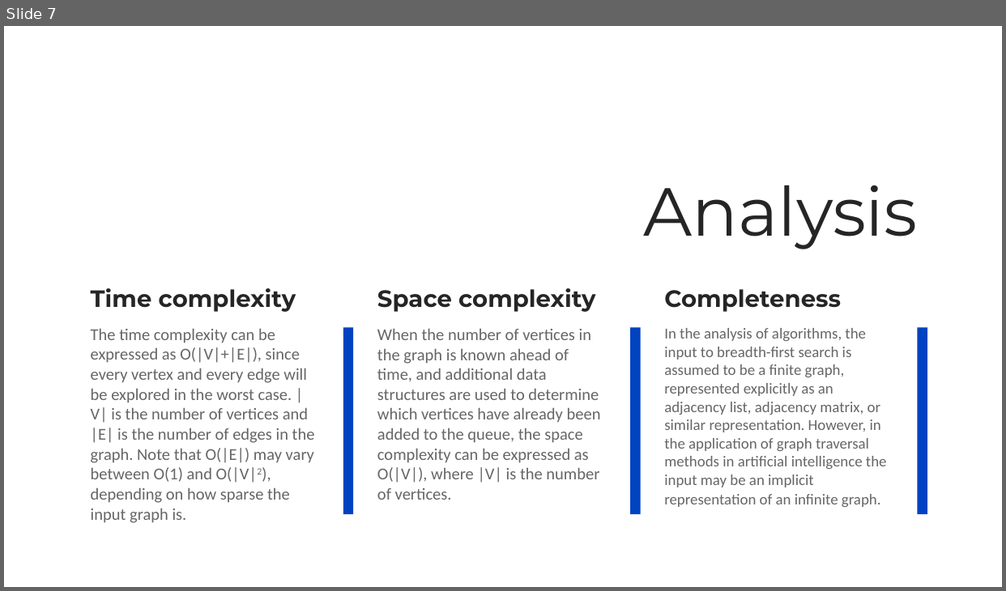
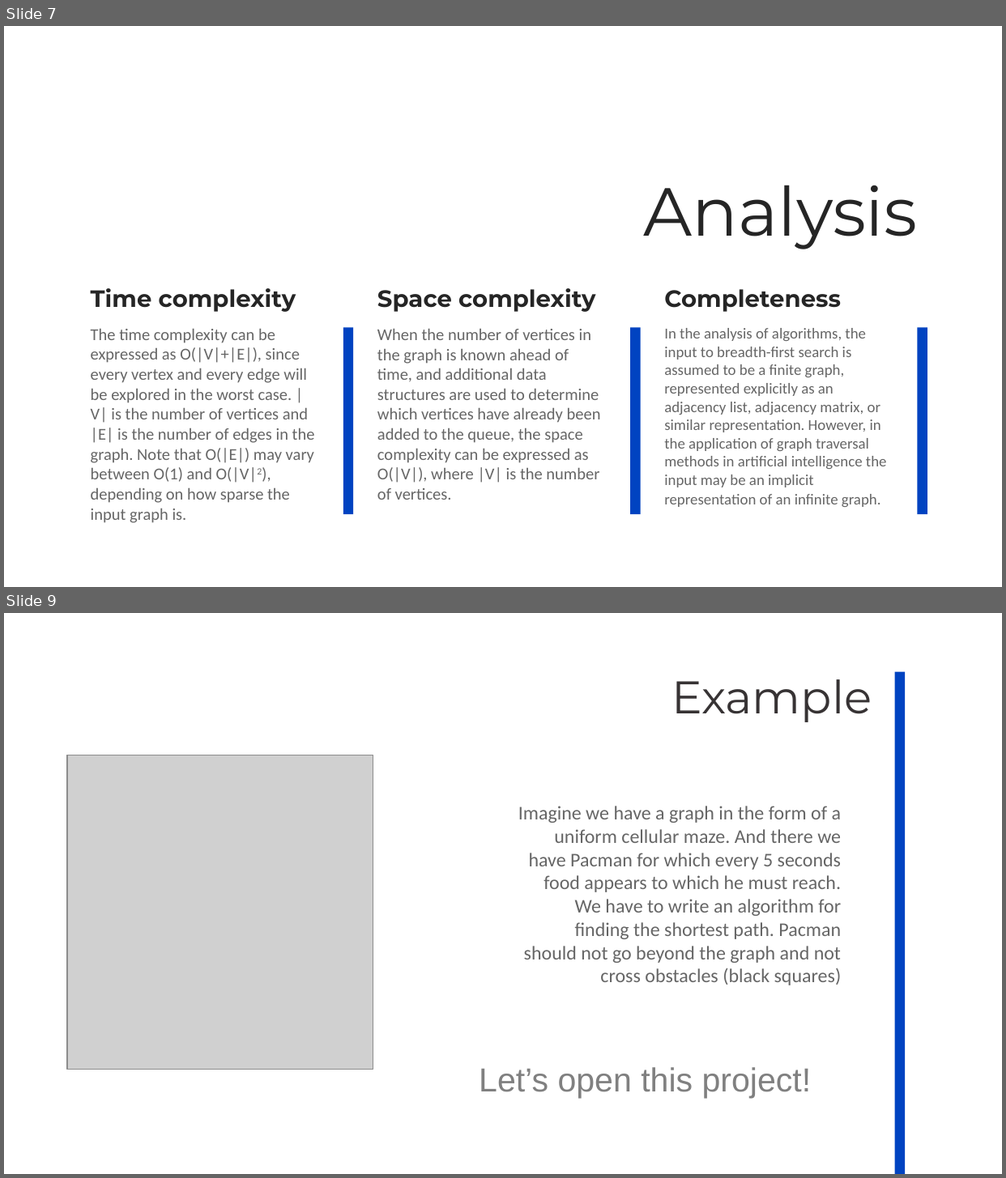
Before and after one commit to BaigazyRamazan/TuringsAI, a slide deck: TuringAI.pptx. Shown one above the other, each under a label of ours: slide 7 before the commit, slides 7 and 9 after it; the slides between them are not shown. The pictures are 1006x591 and 1006x1178 pixels, drawn with LibreOffice and Linux fonts; fonts in the diff are those of the drawing; grey boxes stand for pictures. Boxes give left, top, right and bottom in pixels: in the first picture for what was removed or moved away, otherwise in the second. Text is boxed around its words. In the diff, an @@ line names an element or a change of style, - is before the commit and + after.

```diff
--- a/TuringAI.pptx
+++ b/TuringAI.pptx
@@ slide 9 added at bbox=[4, 613, 1002, 1174], background #FFFFFF @@
@@ title added at bbox=[671, 679, 872, 722], 33 pt, text #373334 @@
+Example
@@ rectangle added at bbox=[895, 671, 905, 1174], fill #0043C1 @@
@@ picture added at bbox=[67, 756, 373, 1070] @@
@@ subtitle added at bbox=[518, 806, 842, 986], 14 pt, text #666666 @@
+Imagine we have a graph in the form of a uniform cellular maze. And there we have Pacman for which every 5 seconds food appears to which he must reach. We have to write an algorithm for finding the shortest path. Pacman should not go beyond the graph and not cross obstacles (black squares)
@@ text added at bbox=[479, 1067, 812, 1099], 24 pt, text #808080 @@
+Let’s open this project!
```
Also in this commit, not shown: 1 other slide added.
